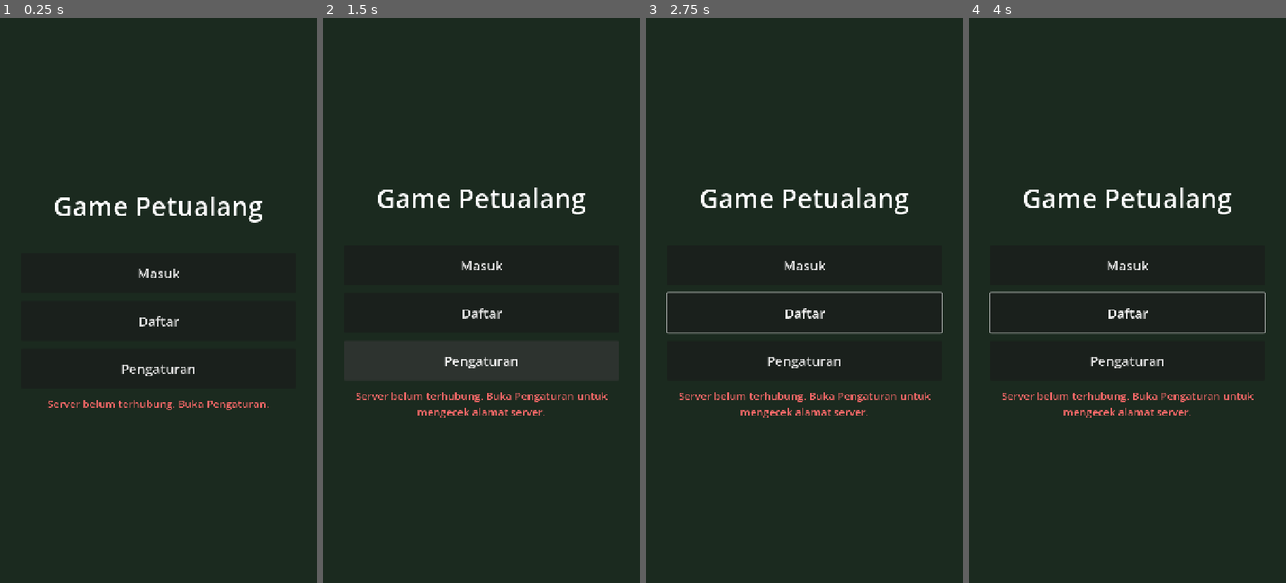
Above: before the commit, frames 1-4 (left to right).
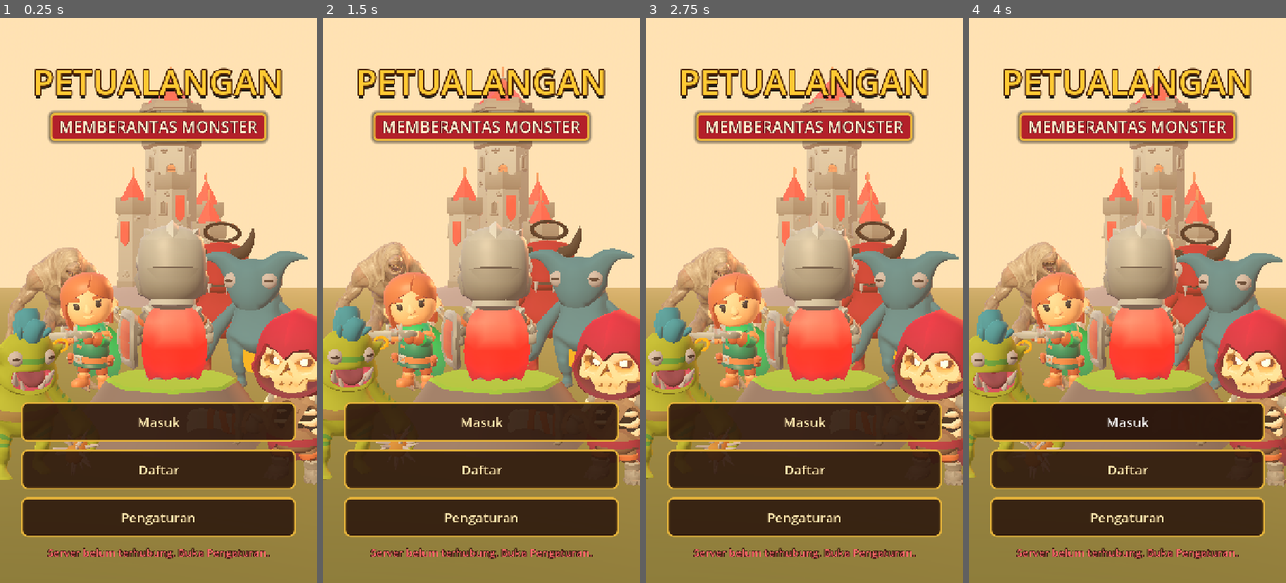
Above: after the commit, the same moments.

Repository: MiftahulKhoiri/Game_server
Game: Godot game, scene res://scenes/login.tscn
Same seed, same stepped clock (60 frames per second), same inputs: the game is played once before the commit and once after it.
Inputs (mouse positions are in pixels of both pictures, inside the frame that each line leads up to):
- Up to frame 1 (0.25 s): no input
- Up to frame 2 (1.5 s): tap Enter at 0.5 s; move the mouse to (551, 272) at 0.52 s; hold Right (ui_right) 0.53-1.25 s; hold Q 0.53-1.25 s; click (551, 272) at 0.67 s; drag from (418, 328) to (465, 413) at 1.27 s
- Up to frame 3 (2.75 s): move the mouse to (836, 176) at 2.02 s; hold Right (ui_right) from 2.03 s (still down); hold Q from 2.03 s (still down); click (836, 176) at 2.17 s
- Up to frame 4 (4 s): release Right (ui_right) at 2.75 s; release Q at 2.75 s; drag from (1111, 413) to (1032, 215) at 2.77 s; move the mouse to (1222, 385) at 3.52 s; hold Left (ui_left) from 3.53 s (still down); hold Q from 3.53 s (still down); click (1222, 385) at 3.67 s

The runs differ from the first frame. In frame 1, 99% of the frame differs, in the area x 0-100%, y 0-100%; in frame 2, 99%; in frame 3, 99%; in frame 4, 95%.

Commit message:
Rilis v0.24.0: layar awal diorama 3D dengan judul emas
Beranda kini berlatar diorama 3D senja (pahlawan, pemanah, monster, istana KayKit)
dengan judul PETUALANGAN dan pita MEMBERANTAS MONSTER. Diorama berhenti dirender
saat halaman Masuk/Daftar/Pengaturan dibuka.

Co-Authored-By: Claude Sonnet 5.5 <noreply@anthropic.com>
Claude-Session: https://claude.ai/code/session_019PXyXc4mTbvav5noSM2MKC

Diff:
--- a/client/project.godot
+++ b/client/project.godot
@@ -6,7 +6,7 @@
 [application]
 
 config/name="Game Petualang"
-config/version="0.23.0"
+config/version="0.24.0"
 config/description="Klien RPG 2D untuk server Game_server"
 run/main_scene="res://scenes/login.tscn"
 run/quit_on_go_back=false
--- /dev/null
+++ b/client/scripts/judul_latar.gd
@@ -0,0 +1,161 @@
+extends SubViewportContainer
+## Latar layar awal: diorama 3D senja. Pahlawan berjubah berdiri di atas batu, pemanah di
+## sampingnya, monster mengepung dari kiri-kanan, dan istana jauh di balik bukit.
+## Hanya hiasan; tidak memengaruhi permainan. Dirender hanya saat Beranda tampil (hemat baterai).
+
+const Models = preload("res://scripts/models.gd")
+const ALAM_DIR := "res://assets/models/alam/"
+
+## id model, posisi (x, z), skala, putaran Y (derajat). Arah depan model = +Z (menghadap kamera).
+const CAST := [
+	{"id": "serigala_hutan", "x": -1.0, "z": -4.2, "s": 2.4, "r": 12.0},
+	{"id": "golem_lava", "x": 1.1, "z": -4.0, "s": 1.9, "r": -12.0},
+	{"id": "ogre_batu", "x": -1.3, "z": -2.0, "s": 1.6, "r": 22.0},
+	{"id": "raja_goblin", "x": 1.3, "z": -2.0, "s": 1.3, "r": -22.0},
+	{"id": "pemanah", "x": -0.85, "z": -0.9, "s": 1.6, "r": 10.0},
+	{"id": "ksatria", "x": 0.15, "z": 0.0, "s": 1.75, "r": 180.0},
+	{"id": "goblin", "x": -1.15, "z": 1.7, "s": 1.5, "r": 28.0},
+	{"id": "goblin_penjaga", "x": 1.15, "z": 1.6, "s": 1.3, "r": -28.0},
+]
+
+var _vp: SubViewport
+var _cam: Camera3D
+var _t := 0.0
+
+
+func _ready() -> void:
+	stretch = true
+	mouse_filter = Control.MOUSE_FILTER_IGNORE
+	_vp = SubViewport.new()
+	_vp.own_world_3d = true
+	_vp.handle_input_locally = false
+	_vp.render_target_update_mode = SubViewport.UPDATE_ALWAYS
+	add_child(_vp)
+	var root := Node3D.new()
+	_vp.add_child(root)
+	_bangun_langit(root)
+	_bangun_tanah(root)
+	_bangun_istana(root)
+	for c: Dictionary in CAST:
+		var m := Models.create(c.id)
+		m.position = Vector3(c.x, 0.55 if c.id == "ksatria" else 0.0, c.z)
+		if c.id == "pemanah":
+			m.position.y = 0.3
+		m.scale = m.scale * float(c.s)  # skala bawaan (pahlawan 0,42) dikali pembesaran adegan
+		m.rotation.y = deg_to_rad(float(c.r))
+		root.add_child(m)
+	_cam = Camera3D.new()
+	_cam.fov = 46.0
+	_cam.current = true
+	root.add_child(_cam)
+	_arahkan(0.0)
+
+
+func set_aktif(on: bool) -> void:
+	if _vp != null:
+		_vp.render_target_update_mode = SubViewport.UPDATE_ALWAYS if on else SubViewport.UPDATE_DISABLED
+
+
+func _process(delta: float) -> void:
+	_t += delta
+	_arahkan(sin(_t * 0.35) * 0.05)
+
+
+## Kamera berayun pelan di depan adegan, selalu memandang pahlawan.
+func _arahkan(sway: float) -> void:
+	if _cam == null or not _cam.is_inside_tree():
+		return
+	_cam.look_at_from_position(Vector3(sway * 6.0, 1.9, 7.4), Vector3(0.0, 1.45, 0.0))
+
+
+func _bangun_langit(root: Node3D) -> void:
+	var sky := ProceduralSkyMaterial.new()
+	sky.sky_top_color = Color("3a4a98")
+	sky.sky_horizon_color = Color("ffb27a")
+	sky.ground_horizon_color = Color("e08a68")
+	sky.ground_bottom_color = Color("3b2b3a")
+	sky.sky_curve = 0.18
+	var s := Sky.new()
+	s.sky_material = sky
+	var env := Environment.new()
+	env.background_mode = Environment.BG_SKY
+	env.sky = s
+	env.ambient_light_source = Environment.AMBIENT_SOURCE_COLOR
+	env.ambient_light_color = Color("ffd9b8")
+	env.ambient_light_energy = 0.38
+	env.tonemap_mode = Environment.TONE_MAPPER_FILMIC
+	env.adjustment_enabled = true
+	env.adjustment_saturation = 1.3
+	env.fog_enabled = true
+	env.fog_light_color = Color("ffc79a")
+	env.fog_density = 0.006
+	var we := WorldEnvironment.new()
+	we.environment = env
+	root.add_child(we)
+	var sun := DirectionalLight3D.new()  # cahaya hangat dari depan-kiri
+	sun.light_color = Color("ffd8a8")
+	sun.light_energy = 1.25
+	sun.rotation_degrees = Vector3(-32.0, -28.0, 0.0)
+	root.add_child(sun)
+	var rim := DirectionalLight3D.new()  # cahaya senja dari belakang-kanan, memberi tepi terang
+	rim.light_color = Color("ff9a60")
+	rim.light_energy = 0.8
+	rim.rotation_degrees = Vector3(-15.0, 150.0, 0.0)
+	root.add_child(rim)
+
+
+func _bangun_tanah(root: Node3D) -> void:
+	var ground := MeshInstance3D.new()
+	var pm := PlaneMesh.new()
+	pm.size = Vector2(60, 60)
+	ground.mesh = pm
+	ground.material_override = _bahan(Color("4a5a3a"))
+	ground.position = Vector3(0, -0.02, -8)
+	root.add_child(ground)
+	var rock := MeshInstance3D.new()  # batu tempat pahlawan berdiri
+	var cm := CylinderMesh.new()
+	cm.top_radius = 0.75
+	cm.bottom_radius = 1.15
+	cm.height = 0.55
+	cm.radial_segments = 8
+	rock.mesh = cm
+	rock.material_override = _bahan(Color("55555e"))
+	rock.position = Vector3(0.15, 0.27, 0.0)
+	root.add_child(rock)
+	var moss := MeshInstance3D.new()
+	var mm := CylinderMesh.new()
+	mm.top_radius = 0.72
+	mm.bottom_radius = 0.76
+	mm.height = 0.06
+	mm.radial_segments = 8
+	moss.mesh = mm
+	moss.material_override = _bahan(Color("5f8f3f"))
+	moss.position = Vector3(0.15, 0.55, 0.0)
+	root.add_child(moss)
+
+
+## Istana di kejauhan (KayKit, CC0), dibesarkan supaya terlihat di atas bukit kecil.
+func _bangun_istana(root: Node3D) -> void:
+	var path := ALAM_DIR + "building_castle_red.gltf"
+	var hill := MeshInstance3D.new()
+	var sm := SphereMesh.new()
+	sm.radius = 6.0
+	sm.height = 6.0
+	hill.mesh = sm
+	hill.material_override = _bahan(Color("6d6f86"))
+	hill.position = Vector3(0.5, -2.0, -24.0)
+	root.add_child(hill)
+	if ResourceLoader.exists(path):
+		var scene := load(path) as PackedScene
+		if scene != null:
+			var castle := scene.instantiate() as Node3D
+			castle.position = Vector3(0.5, 0.5, -24.0)
+			castle.scale = Vector3.ONE * 2.6
+			root.add_child(castle)
+
+
+func _bahan(c: Color) -> StandardMaterial3D:
+	var m := StandardMaterial3D.new()
+	m.albedo_color = c
+	m.roughness = 1.0
+	return m
--- a/client/scripts/login.gd
+++ b/client/scripts/login.gd
@@ -10,6 +10,7 @@
 
 const Version = preload("res://scripts/version.gd")
 const Updater = preload("res://scripts/updater.gd")
+const JudulLatar = preload("res://scripts/judul_latar.gd")
 const WORLD_SCENE := "res://scenes/world3d.tscn"
 const MIN_PASSWORD := 8
 const KB_MARGIN := 28.0  # jarak isian dari tepi atas papan ketik
@@ -17,6 +18,8 @@
 const RED := Color("ff6b6b")
 const YELLOW := Color("f0d040")
 
+var _latar: SubViewportContainer  # diorama 3D di belakang Beranda
+var _dim: ColorRect                # menggelapkan diorama di halaman selain Beranda
 var _scroll: ScrollContainer
 var _box: VBoxContainer
 var _kb_spacer: Control  # ruang kosong di dasar isi setinggi papan ketik, supaya isian bisa digulir naik
@@ -85,6 +88,14 @@
 	bg.color = Color("1b2a1f")
 	add_child(bg)
 	bg.set_anchors_and_offsets_preset(Control.PRESET_FULL_RECT)
+	_latar = JudulLatar.new()
+	add_child(_latar)
+	_latar.set_anchors_and_offsets_preset(Control.PRESET_FULL_RECT)
+	_dim = ColorRect.new()
+	_dim.color = Color(0.03, 0.04, 0.08, 0.82)
+	_dim.mouse_filter = Control.MOUSE_FILTER_IGNORE
+	add_child(_dim)
+	_dim.set_anchors_and_offsets_preset(Control.PRESET_FULL_RECT)
 
 	_scroll = ScrollContainer.new()  # layar kecil / papan ketik terbuka: isi bisa digulir
 	_scroll.horizontal_scroll_mode = ScrollContainer.SCROLL_MODE_DISABLED
@@ -171,13 +182,12 @@
 
 func _build_home() -> void:
 	var p := _new_page("home", "")
-	p.add_child(_filler())
-	var title := _make_label("Game Petualang", 60)
-	title.horizontal_alignment = HORIZONTAL_ALIGNMENT_CENTER
-	p.add_child(title)
-	var gap := Control.new()
-	gap.custom_minimum_size = Vector2(0, 30)
-	p.add_child(gap)
+	var top := Control.new()
+	top.custom_minimum_size = Vector2(0, 24)
+	p.add_child(top)
+	p.add_child(_title_label("PETUALANGAN", 78, 14))
+	p.add_child(_ribbon("MEMBERANTAS MONSTER"))
+	p.add_child(_filler())  # diorama 3D tampil di ruang ini
 
 	_btn_continue = _make_button("Lanjutkan petualangan")
 	_btn_continue.pressed.connect(_on_continue)
@@ -195,10 +205,69 @@
 	_btn_settings = _make_button("Pengaturan")
 	_btn_settings.pressed.connect(func() -> void: _show_page("settings"))
 	p.add_child(_btn_settings)
+	for b: Button in [_btn_continue, b_login, b_reg, _btn_settings]:
+		_style_home_button(b)
 
 	_home_status = _make_status()
+	_home_status.add_theme_color_override("font_outline_color", Color("1a0d05"))
+	_home_status.add_theme_constant_override("outline_size", 6)
 	p.add_child(_home_status)
-	p.add_child(_filler())
+
+
+## Judul emas bertepi cokelat tua dengan bayangan, ala logo RPG.
+func _title_label(text: String, size: int, outline: int) -> Label:
+	var l := _make_label(text, size)
+	l.horizontal_alignment = HORIZONTAL_ALIGNMENT_CENTER
+	l.add_theme_color_override("font_color", Color("ffc933"))
+	l.add_theme_color_override("font_outline_color", Color("4a2308"))
+	l.add_theme_constant_override("outline_size", outline)
+	l.add_theme_color_override("font_shadow_color", Color(0, 0, 0, 0.65))
+	l.add_theme_constant_override("shadow_offset_x", 0)
+	l.add_theme_constant_override("shadow_offset_y", 8)
+	return l
+
+
+## Pita merah bertepi emas berisi teks krem.
+func _ribbon(text: String) -> Control:
+	var pc := PanelContainer.new()
+	var sb := StyleBoxFlat.new()
+	sb.bg_color = Color("b3202a")
+	sb.border_color = Color("e8b53a")
+	sb.set_border_width_all(5)
+	sb.set_corner_radius_all(10)
+	sb.content_margin_left = 20
+	sb.content_margin_right = 20
+	sb.content_margin_top = 6
+	sb.content_margin_bottom = 8
+	sb.shadow_color = Color(0, 0, 0, 0.5)
+	sb.shadow_size = 8
+	pc.add_theme_stylebox_override("panel", sb)
+	pc.size_flags_horizontal = Control.SIZE_SHRINK_CENTER
+	var l := _make_label(text, 36)
+	l.horizontal_alignment = HORIZONTAL_ALIGNMENT_CENTER
+	l.add_theme_color_override("font_color", Color("fff1d0"))
+	l.add_theme_color_override("font_outline_color", Color("4a0d12"))
+	l.add_theme_constant_override("outline_size", 6)
+	pc.add_child(l)
+	return pc
+
+
+## Tombol Beranda: kayu gelap berbingkai emas, supaya serasi dengan judul.
+func _style_home_button(b: Button) -> void:
+	for state: String in ["normal", "hover", "pressed", "focus"]:
+		var sb := StyleBoxFlat.new()
+		sb.bg_color = Color(0.17, 0.09, 0.05, 0.88)
+		if state == "pressed":
+			sb.bg_color = Color(0.32, 0.15, 0.08, 0.95)
+		elif state == "hover":
+			sb.bg_color = Color(0.24, 0.12, 0.07, 0.92)
+		sb.border_color = Color("e8b53a")
+		sb.set_border_width_all(4)
+		sb.set_corner_radius_all(14)
+		b.add_theme_stylebox_override(state, sb)
+	b.add_theme_color_override("font_color", Color("ffe9b0"))
+	b.add_theme_color_override("font_hover_color", Color.WHITE)
+	b.add_theme_color_override("font_pressed_color", Color("ffc933"))
 
 
 func _build_login() -> void:
@@ -344,6 +413,9 @@
 
 func _show_page(id: String) -> void:
 	_page = id
+	if _dim != null:
+		_dim.visible = id != "home"
+		_latar.set_aktif(id == "home")
 	for k: String in _pages:
 		(_pages[k] as Control).visible = (k == id)
 	_scroll.scroll_vertical = 0
Binary file added: client/assets/models/alam/building_castle_red.bin
Not shown, added: client/assets/models/alam/building_castle_red.gltf
Not shown, added: client/assets/models/alam/building_castle_red.gltf.import
Not shown, added: client/scripts/judul_latar.gd.uid
Not shown, changed: docs/VERSIONING.md
Not shown, changed: internal/version/version.go
